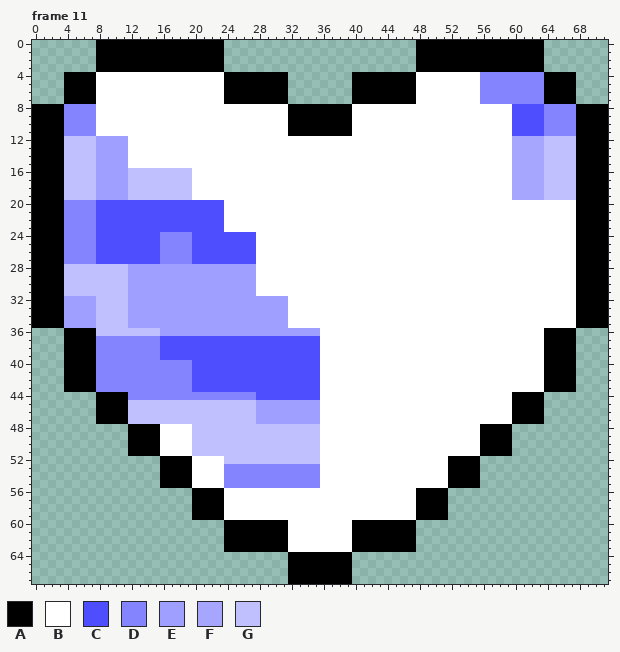
Two versions of one pixel-art file, Template (28 frames).aseprite. The picture above is the old version.
72x68 pixels, 28 frames. Colours within 5 levels of each other are drawn and written as one. Shown: frame 11. The commit also changed other frames, which this record leaves out.
Palette (. is transparent): A #000000  B #ffffff  C #4e4eff  D #8484ff  E #9f9fff  F #a6a6ff  G #c0c0ff
Now the later version:
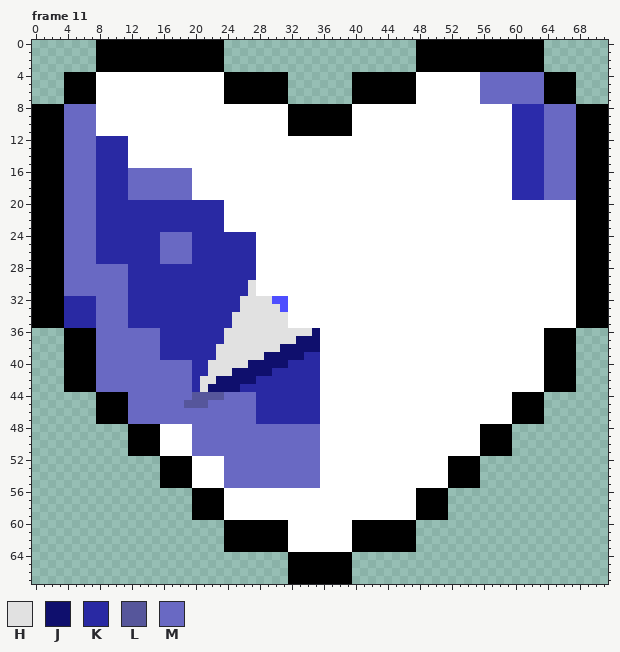
Colours new in this view: H #e1e1e1  J #0f0f6d  K #2929a3  L #56569b  M #6969c3
The commit says: Added Artix Linux
Difference:
layer "Horizontal Stripes/7 Stripes" now hidden
layer "Unique Color" now shown
layer "Other Icons/Linux Distros/Artix" added
Colour F changes from #a6a6ff to #2b2baa.
Frame 11, layers "Other Icons/Linux Distros/Artix", "Unique Color":
The edit turns colour E into colour C in row 32 at x 30 to 31; in row 33 at x 31.
The edit turns colour C into colour F in rows 8 to 11 at x 60 to 63.
The edit turns colour C into colour H in row 37 at x 24 to 32; in row 38 at x 23 to 30; in row 39 at x 23 to 28; in row 40 at x 22 to 26; in row 41 at x 22 to 24; in row 42 at x 21 to 22.
The edit turns colour C into colour H in row 43 at x 21.
The edit turns colour E into colour H in rows 30 to 31 at x 27; in row 32 at x 26 to 29; in row 33 at x 26 to 30; in rows 34 to 35 at x 25 to 31; in row 36 at x 24 to 34.
The edit turns colour C into colour J in row 37 at x 33 to 35; in row 38 at x 31 to 35; in row 39 at x 29 to 33; in row 40 at x 27 to 31; in row 41 at x 25 to 29; in row 42 at x 23 to 27.
The edit turns colour C into colour J in row 43 at x 22 to 25.
The edit turns colour E into colour J in row 36 at x 35.
The edit turns colour C into colour K in rows 20 to 23 at x 8 to 23; in rows 24 to 27 at x 8 to 15 and 20 to 27; in row 37 at x 16 to 23; in row 38 at x 16 to 22; in row 39 at x 16 to 22 and 34 to 35; in row 40 at x 20 to 21 and 32 to 35.
The edit turns colour C into colour K in row 41 at x 20 to 21 and 30 to 35; in row 42 at x 20 and 28 to 35; in row 43 at x 20 and 26 to 35; in row 44 at x 28 to 35.
The edit turns colour E into colour K in rows 12 to 19 at x 8 to 11; in rows 28 to 29 at x 12 to 27; in rows 30 to 31 at x 12 to 26; in rows 32 to 33 at x 4 to 7 and 12 to 25; in rows 34 to 35 at x 4 to 7 and 12 to 24; in row 36 at x 16 to 23.
The edit turns colour E into colour K in rows 45 to 47 at x 28 to 35.
The edit turns colour D into colour L in row 44 at x 20 to 23.
The edit turns colour G into colour L in row 45 at x 19 to 21.
The edit turns colour D into colour M in rows 4 to 7 at x 56 to 63; in rows 8 to 11 at x 4 to 7 and 64 to 67; in rows 20 to 23 at x 4 to 7; in rows 24 to 27 at x 4 to 7 and 16 to 19; in rows 37 to 39 at x 8 to 15; in rows 40 to 43 at x 8 to 19.
The edit turns colour D into colour M in row 44 at x 12 to 19 and 24 to 27; in rows 53 to 55 at x 24 to 35.
The edit turns colour G into colour M in rows 12 to 15 at x 4 to 7 and 64 to 67; in rows 16 to 19 at x 4 to 7, 12 to 19 and 64 to 67; in rows 28 to 31 at x 4 to 11; in rows 32 to 35 at x 8 to 11; in row 36 at x 8 to 15; in row 45 at x 12 to 18 and 22 to 27.
The edit turns colour G into colour M in rows 46 to 47 at x 12 to 27; in rows 48 to 51 at x 20 to 35; in row 52 at x 24 to 35.
Boxes around the changes in both pictures, in picture pixels (x1, y1, x2, y2):
changed: (480, 72, 576, 200)
changed: (64, 104, 320, 488)
